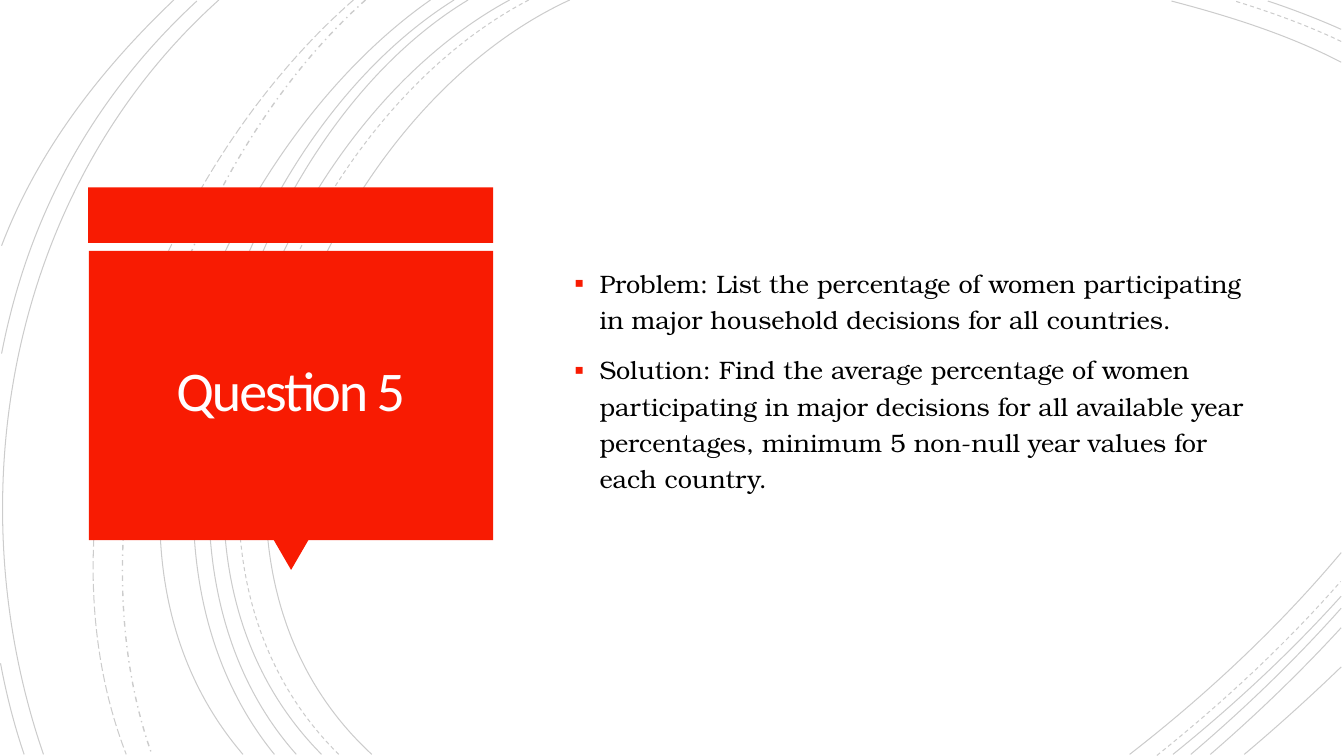
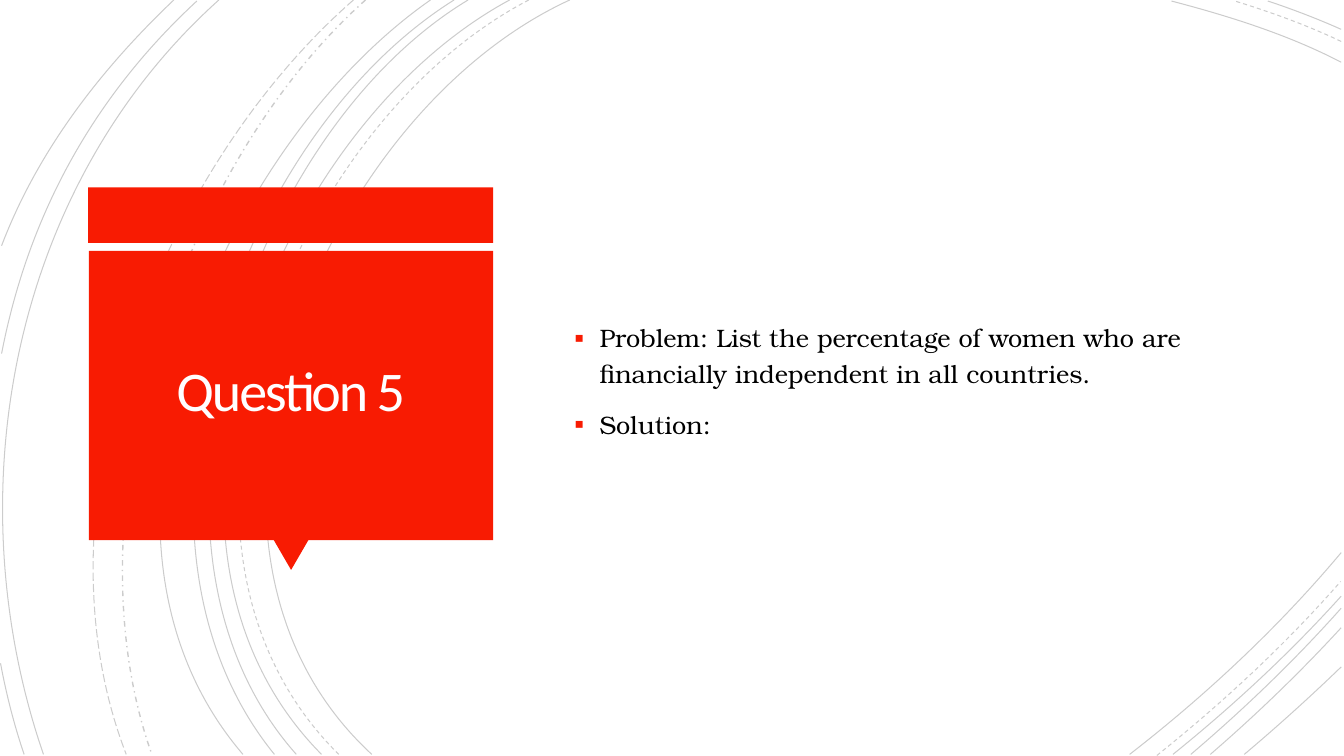
Before and after one commit to cordellsl/Project2, a slide deck: slide 7 of Project 2 Presentation.pptx. Drawn at 1344x756 pixels with LibreOffice and Linux fonts; fonts in the diff are those of the drawing. Boxes give left, top, right and bottom in pixels: in the first picture for what was removed or moved away, otherwise in the second. Text is boxed around its words. In the diff, an @@ line names an element or a change of style, - is before the commit and + after.

```diff
--- a/Project 2 Presentation.pptx
+++ b/Project 2 Presentation.pptx
@@ text at <box>600,328,1181,435</box>: text changed @@
-▪ Problem: List the percentage of women participating in major household decisions for all countries.
-▪ Solution: Find the average percentage of women participating in major decisions for all available year percentages, minimum 5 non-null year values for each country.
+▪ Problem: List the percentage of women who are financially independent in all countries.
+▪ Solution:
```
Also in this commit, not shown: 4 other slides changed.
